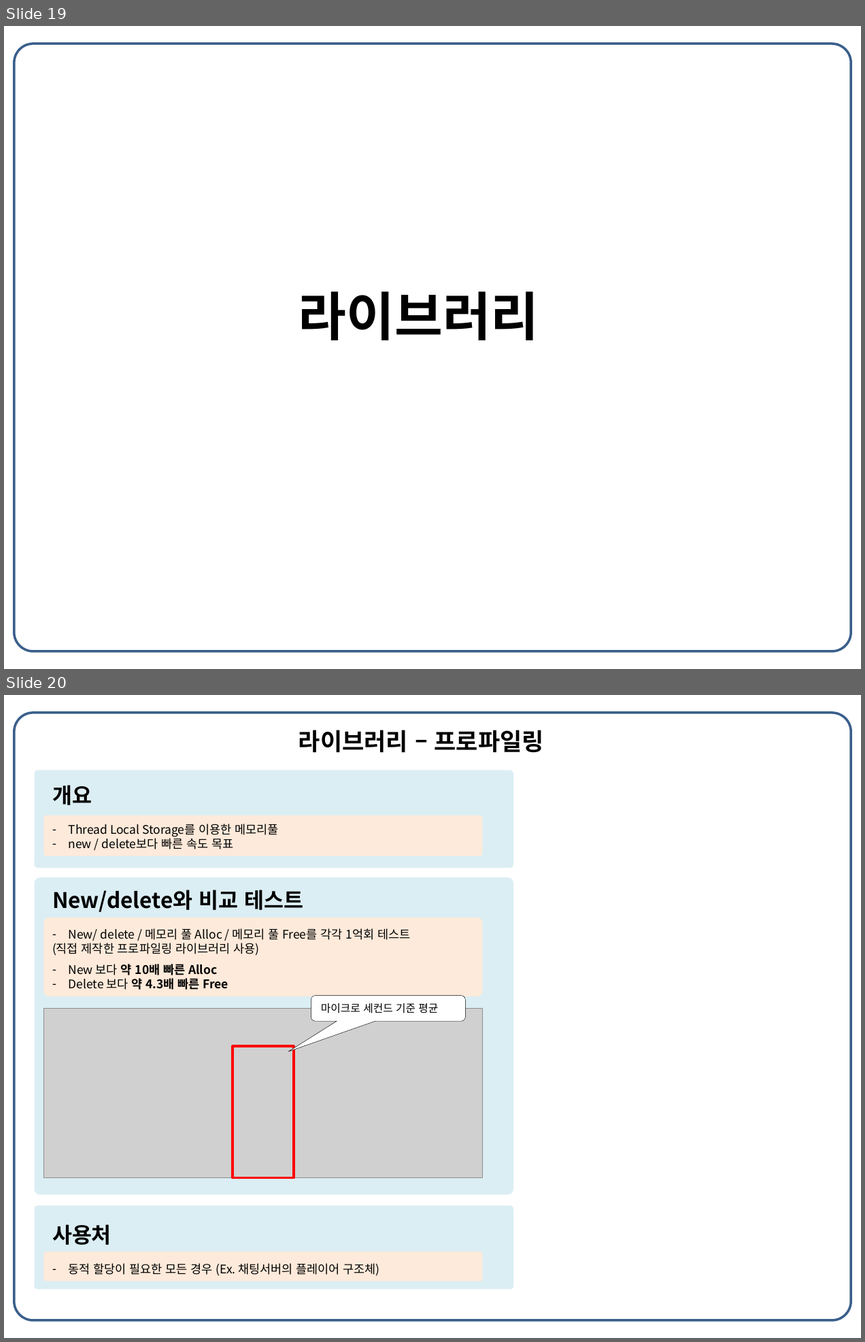
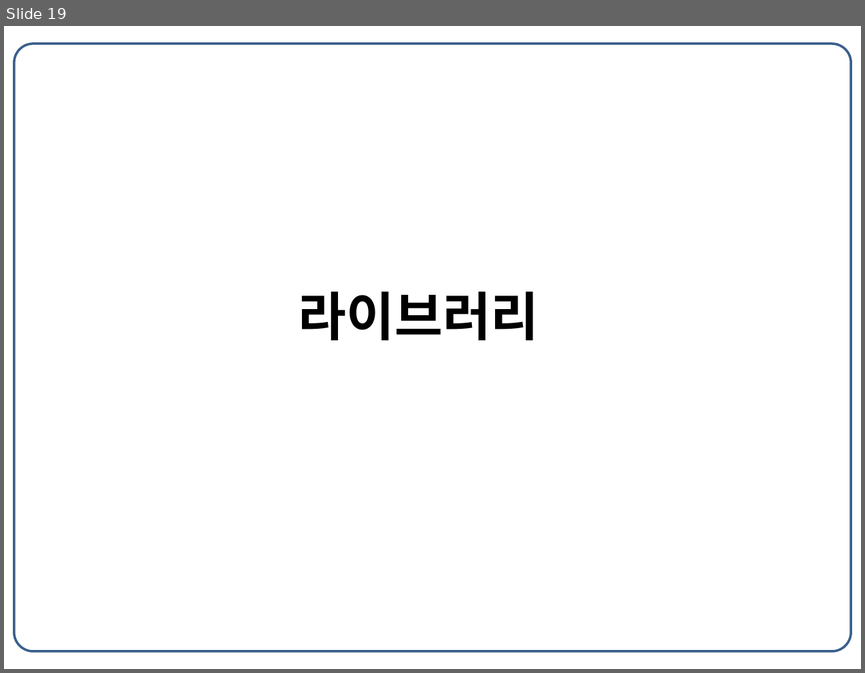
Before and after one commit to Buchen-Apple/MyCode, a slide deck: _포트폴리오/최종/포트폴리오_신버전_송진규.pptx. Shown one above the other, each under a label of ours: slides 19 and 20 before the commit, slide 19 after it. The pictures are 865x1342 and 865x673 pixels, drawn with LibreOffice and Linux fonts; fonts in the diff are those of the drawing; grey boxes stand for pictures. Boxes give left, top, right and bottom in pixels: in the first picture for what was removed or moved away, otherwise in the second. Text is boxed around its words. In the diff, an @@ line names an element or a change of style, - is before the commit and + after.

```diff
--- a/_포트폴리오/최종/포트폴리오_신버전_송진규.pptx
+++ b/_포트폴리오/최종/포트폴리오_신버전_송진규.pptx
@@ slide 20 removed at (4, 695, 861, 1338), background #FFFFFF @@
@@ rounded rectangle removed at (14, 713, 851, 1321) @@
@@ text removed at (298, 730, 544, 752) @@
-라이브러리 – 프로파일링
@@ rounded rectangle removed at (34, 770, 513, 868) @@
@@ text removed at (52, 785, 278, 849) @@
-개요
-– Thread Local Storage를 이용한 메모리풀
-– new / delete보다 빠른 속도 목표
@@ rounded rectangle removed at (43, 816, 482, 856) @@
@@ rounded rectangle removed at (34, 877, 513, 1195) @@
@@ text removed at (52, 889, 410, 989) @@
-New/delete와 비교 테스트
-– New/ delete / 메모리 풀 Alloc / 메모리 풀 Free를 각각 1억회 테스트
-(직접 제작한 프로파일링 라이브러리 사용)
-– New 보다 약 10배 빠른 Alloc
-– Delete 보다 약 4.3배 빠른 Free
@@ rounded rectangle removed at (43, 918, 482, 997) @@
@@ rounded speech box removed at (311, 995, 465, 1021) @@
-마이크로 세컨드 기준 평균
@@ picture removed at (43, 1008, 482, 1177) @@
@@ rectangle removed at (232, 1047, 294, 1178) @@
@@ rounded rectangle removed at (34, 1205, 513, 1289) @@
@@ text removed at (52, 1224, 380, 1276) @@
-사용처
-– 동적 할당이 필요한 모든 경우 (Ex. 채팅서버의 플레이어 구조체)
@@ rounded rectangle removed at (43, 1251, 482, 1280) @@
```
Also in this commit, not shown: 10 slides changed, 3 slides added, 30 other files.
